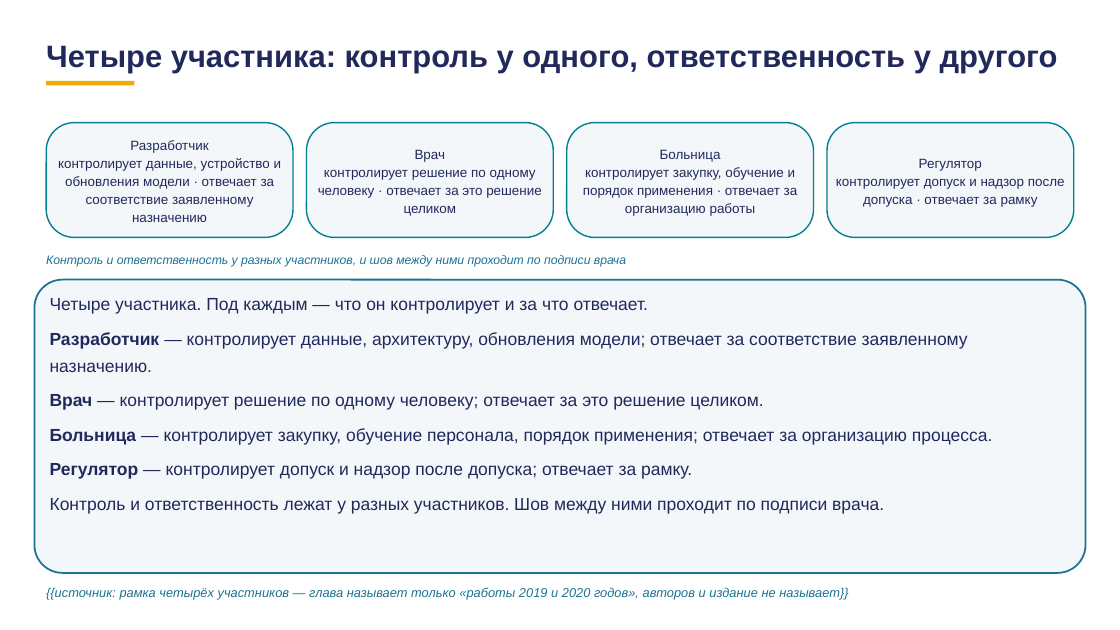
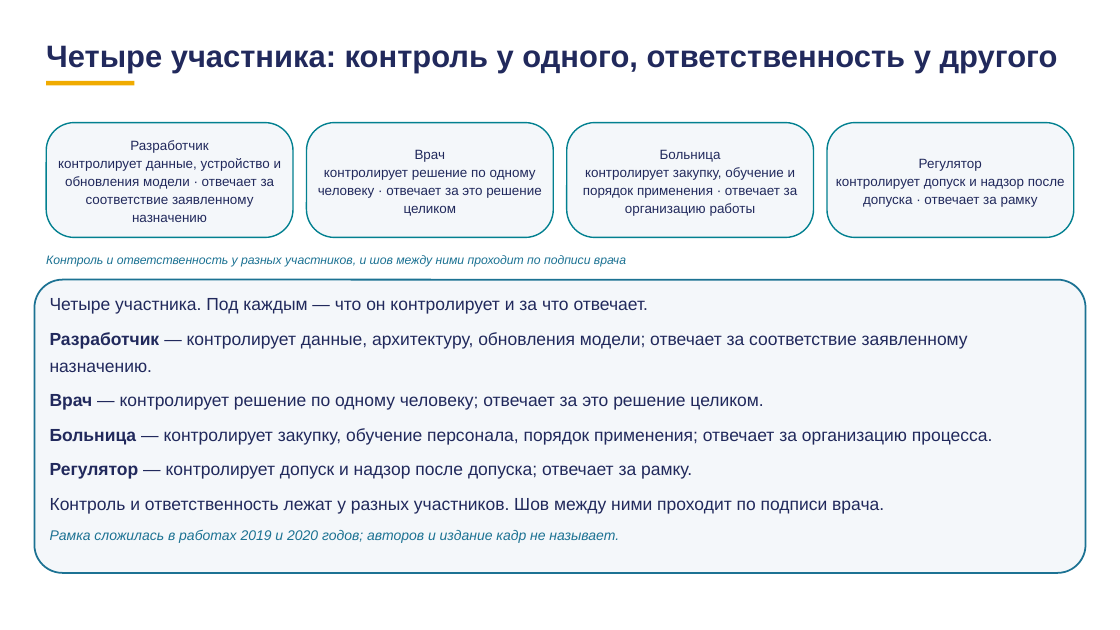
Before and after one commit to tellina-study/AI-usage-lessons, a slide deck: slide 72 of library/lectures/lec-07/rework/deck/lec-07-karkas.pptx. Drawn at 1120x630 pixels with LibreOffice and Linux fonts; fonts in the diff are those of the drawing. Boxes give left, top, right and bottom in pixels: in the first picture for what was removed or moved away, otherwise in the second. Text is boxed around its words. In the diff, an @@ line names an element or a change of style, - is before the commit and + after.

```diff
--- a/library/lectures/lec-07/rework/deck/lec-07-karkas.pptx
+++ b/library/lectures/lec-07/rework/deck/lec-07-karkas.pptx
@@ text at box(50, 530, 619, 543): paragraph added @@
+Рамка сложилась в работах 2019 и 2020 годов; авторов и издание кадр не называет.
@@ text removed at box(46, 587, 848, 600) @@
-{{источник: рамка четырёх участников — глава называет только «работы 2019 и 2020 годов», авторов и издание не называет}}
```
Also in this commit, not shown: 4 other slides changed, 5 other files.
